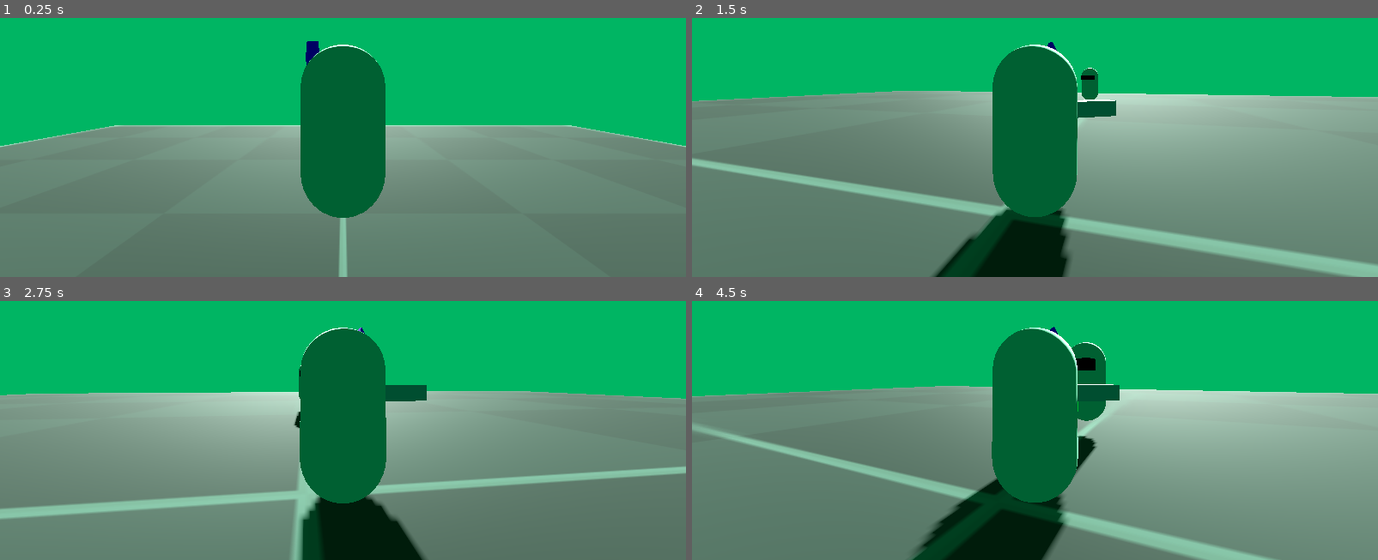
Above: before the commit, frames 1-4 (two rows, left to right).
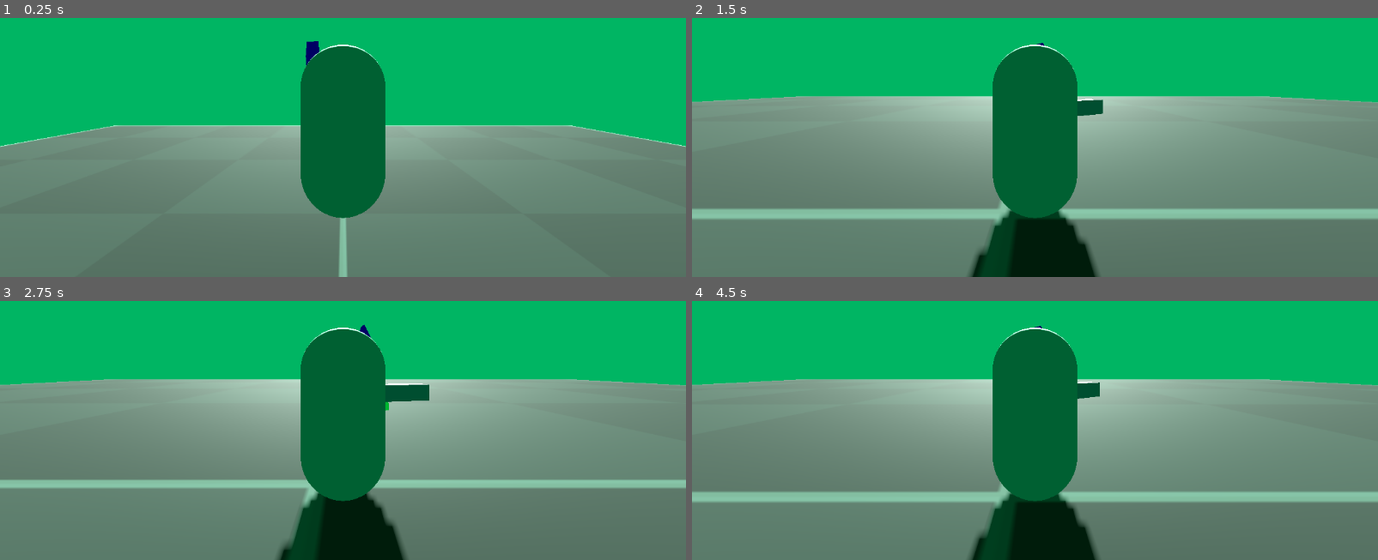
Above: after the commit, the same moments.

Repository: BogChampButAbetterDev/AST
Game: Godot game, scene res://Scenes/world.tscn
Same seed, same stepped clock (60 frames per second), same inputs: the game is played once before the commit and once after it.
Inputs (mouse positions are in pixels of both pictures, inside the frame that each line leads up to):
- Up to frame 1 (0.25 s): no input
- Up to frame 2 (1.5 s): tap Enter (ui_accept) at 0.5, 0.77 s; move the mouse to (1069, 82) at 0.52 s; tap A (a) at 0.6 s; tap D (d) at 0.8, 1.35 s; move the mouse to (1000, 85) at 1.27 s
- Up to frame 3 (2.75 s): tap Enter (ui_accept) at 1.52 s; tap S (s) at 1.55, 2.1 s; move the mouse to (356, 360) at 2.02 s; tap W (w) at 2.3 s
- Up to frame 4 (4.5 s): tap Enter (ui_accept) at 2.75, 3.02, 3.77 s; move the mouse to (1028, 373) at 2.77 s; tap W (w) at 2.85 s; tap A (a) at 3.05, 3.6 s; move the mouse to (1083, 370) at 3.52 s; tap D (d) at 3.8, 4.35 s; move the mouse to (980, 363) at 4.27 s

The runs differ from the first frame. In frame 1, 0.3% of the frame differs, in the area x 0-100%, y 8-78%; in frame 2, 16%; in frame 3, 13%; in frame 4, 29%, in the area x 0-100%, y 9-100%.

Commit message:
added a death screen, music, and the enemies can damage you

Diff:
--- a/Scenes/Actor Scenes/Enemy.gd
+++ /dev/null
@@ -1,36 +0,0 @@
-extends CharacterBody3D
-
-var speed = 3.0
-@onready var target = $"../Player"
-@onready var body = $body
-var health = 10
-
-const LERP_VAL = .15
-
-func _ready():
-	events.enemy_damaged.connect(damage)
-
-func _physics_process(delta):
-	var target_direction = (target.transform.origin - transform.origin).normalized()
-	var desired_rotation = atan2(-target_direction.z, target_direction.x)
-
-	if target == null: get_tree().get_nodes_in_group("Player")[0]
-
-	if not is_on_floor():
-		velocity.y -= 15 * delta
-
-	if target != null:
-		velocity = transform.origin.direction_to(target.transform.origin) * speed
-
-		if velocity:
-			body.rotation.y = lerp_angle(body.rotation.y, desired_rotation, LERP_VAL)
-
-		move_and_slide()
-
-func _process(delta):
-	print(health)
-	if health == 0:
-		self.queue_free()
-
-func damage():
-	health -= 2
--- a/Scenes/Actor Scenes/Enemy.tscn
+++ b/Scenes/Actor Scenes/Enemy.tscn
@@ -1,8 +1,15 @@
-[gd_scene load_steps=6 format=3 uid="uid://ct1krnn3le2we"]
+[gd_scene load_steps=12 format=3 uid="uid://ct1krnn3le2we"]
 
-[ext_resource type="Script" path="res://Scenes/Actor Scenes/Enemy.gd" id="1_vahkp"]
+[ext_resource type="Script" path="res://Scripts/Enemy.gd" id="1_7s85f"]
+[ext_resource type="PackedScene" uid="uid://d0cqoh2dya64m" path="res://Scenes/bullet.tscn" id="2_4ptdc"]
 
 [sub_resource type="CapsuleMesh" id="CapsuleMesh_o3a6j"]
+
+[sub_resource type="StandardMaterial3D" id="StandardMaterial3D_77m0r"]
+metallic = 0.97
+metallic_specular = 0.15
+heightmap_enabled = true
+grow = true
 
 [sub_resource type="BoxMesh" id="BoxMesh_5byip"]
 
@@ -11,14 +18,55 @@
 
 [sub_resource type="CapsuleShape3D" id="CapsuleShape3D_wh25n"]
 
+[sub_resource type="Animation" id="Animation_wtwqs"]
+length = 0.001
+tracks/0/type = "value"
+tracks/0/imported = false
+tracks/0/enabled = true
+tracks/0/path = NodePath("body:rotation")
+tracks/0/interp = 1
+tracks/0/loop_wrap = true
+tracks/0/keys = {
+"times": PackedFloat32Array(0),
+"transitions": PackedFloat32Array(1),
+"update": 0,
+"values": [Vector3(0, 0, 0)]
+}
+
+[sub_resource type="Animation" id="Animation_0vmml"]
+resource_name = "hit"
+length = 0.3
+tracks/0/type = "value"
+tracks/0/imported = false
+tracks/0/enabled = true
+tracks/0/path = NodePath("body:rotation")
+tracks/0/interp = 1
+tracks/0/loop_wrap = true
+tracks/0/keys = {
+"times": PackedFloat32Array(0, 0.1, 0.2, 0.3),
+"transitions": PackedFloat32Array(1, 1, 1, 1),
+"update": 0,
+"values": [Vector3(0, 0, 0), Vector3(0, 0, -0.811578), Vector3(0, 0, -2.02807), Vector3(0, 0, 0)]
+}
+
+[sub_resource type="AnimationLibrary" id="AnimationLibrary_5dxye"]
+_data = {
+"RESET": SubResource("Animation_wtwqs"),
+"hit": SubResource("Animation_0vmml")
+}
+
+[sub_resource type="BoxShape3D" id="BoxShape3D_e7vcx"]
+size = Vector3(3.88663, 1, 1)
+
 [node name="Enemy" type="CharacterBody3D" groups=["enemy"]]
-script = ExtResource("1_vahkp")
+script = ExtResource("1_7s85f")
 
 [node name="body" type="Node3D" parent="."]
 
 [node name="MeshInstance3D" type="MeshInstance3D" parent="body"]
 mesh = SubResource("CapsuleMesh_o3a6j")
 skeleton = NodePath("../..")
+surface_material_override/0 = SubResource("StandardMaterial3D_77m0r")
 
 [node name="MeshInstance3D2" type="MeshInstance3D" parent="body"]
 transform = Transform3D(-0.0408434, 0, -0.550469, 0, 0.272241, 0, 0.711813, 0, -0.0315856, -0.516157, 0.400273, -0.0255547)
@@ -29,3 +77,30 @@
 [node name="CollisionShape3D" type="CollisionShape3D" parent="."]
 transform = Transform3D(0.999987, 0, 0.00511379, 0, 1, 0, -0.00511379, 0, 0.999987, 0, 0, 0)
 shape = SubResource("CapsuleShape3D_wh25n")
+
+[node name="AnimationPlayer" type="AnimationPlayer" parent="."]
+libraries = {
+"": SubResource("AnimationLibrary_5dxye")
+}
+
+[node name="attack sensor" type="Area3D" parent="."]
+
+[node name="trigger" type="CollisionShape3D" parent="attack sensor"]
+transform = Transform3D(1, 0, 0, 0, 1, 0, 0, 0, 1, -2.17728, 0, 0)
+shape = SubResource("BoxShape3D_e7vcx")
+
+[node name="StopAfterCombat" type="Timer" parent="."]
+
+[node name="Destroy Bullets" type="Timer" parent="."]
+
+[node name="Timer" type="Timer" parent="."]
+one_shot = true
+
+[node name="bullet" parent="." instance=ExtResource("2_4ptdc")]
+transform = Transform3D(1, 0, 0, 0, 1, 0, 0, 0, 1, 0.000919819, 0, 0)
+
+[node name="bullet_staring_position" type="Node3D" parent="."]
+
+[connection signal="body_entered" from="attack sensor" to="." method="_on_attack_sensor_body_entered"]
+[connection signal="timeout" from="StopAfterCombat" to="." method="_on_stop_after_combat_timeout"]
+[connection signal="timeout" from="Timer" to="." method="_on_timer_timeout"]
--- /dev/null
+++ b/Scenes/Playerhealthbar.tscn
@@ -0,0 +1,29 @@
+[gd_scene load_steps=2 format=3 uid="uid://c2ieucxw77j16"]
+
+[ext_resource type="Script" path="res://Scripts/healthbar.gd" id="1_3k574"]
+
+[node name="Healthbar" type="Control"]
+layout_mode = 3
+anchors_preset = 15
+anchor_right = 1.0
+anchor_bottom = 1.0
+offset_left = -281.0
+offset_top = -109.0
+offset_right = -281.0
+offset_bottom = -109.0
+grow_horizontal = 2
+grow_vertical = 2
+script = ExtResource("1_3k574")
+
+[node name="ColorRect" type="ColorRect" parent="."]
+modulate = Color(1, 0.321569, 0.164706, 1)
+show_behind_parent = true
+layout_mode = 0
+offset_right = 302.0
+offset_bottom = 40.0
+
+[node name="ColorRect2" type="ColorRect" parent="."]
+layout_mode = 0
+offset_right = 302.0
+offset_bottom = 40.0
+color = Color(0, 0.764706, 0.294118, 1)
--- a/Scenes/Sword.tscn
+++ b/Scenes/Sword.tscn
@@ -20,6 +20,21 @@
 
 [sub_resource type="CapsuleShape3D" id="CapsuleShape3D_k0qnn"]
 
+[sub_resource type="Animation" id="Animation_eqeqc"]
+length = 0.001
+tracks/0/type = "value"
+tracks/0/imported = false
+tracks/0/enabled = true
+tracks/0/path = NodePath("sword pivot:rotation")
+tracks/0/interp = 1
+tracks/0/loop_wrap = true
+tracks/0/keys = {
+"times": PackedFloat32Array(0),
+"transitions": PackedFloat32Array(1),
+"update": 0,
+"values": [Vector3(0, 0, 0)]
+}
+
 [sub_resource type="Animation" id="Animation_vfqgh"]
 resource_name = "slash"
 length = 0.8
@@ -36,21 +51,6 @@
 "values": [Vector3(0, 0, 0), Vector3(0, 0, 1.21649), Vector3(0, 0, 1.62141), Vector3(0, 0, 0)]
 }
 
-[sub_resource type="Animation" id="Animation_eqeqc"]
-length = 0.001
-tracks/0/type = "value"
-tracks/0/imported = false
-tracks/0/enabled = true
-tracks/0/path = NodePath("sword pivot:rotation")
-tracks/0/interp = 1
-tracks/0/loop_wrap = true
-tracks/0/keys = {
-"times": PackedFloat32Array(0),
-"transitions": PackedFloat32Array(1),
-"update": 0,
-"values": [Vector3(0, 0, 0)]
-}
-
 [sub_resource type="AnimationLibrary" id="AnimationLibrary_pstik"]
 _data = {
 "RESET": SubResource("Animation_eqeqc"),
@@ -61,7 +61,6 @@
 script = ExtResource("1_ncq7q")
 
 [node name="sword pivot" type="Node3D" parent="."]
-transform = Transform3D(1, 0, 0, 0, 1, 0, 0, 0, 1, 0, 0, 0)
 
 [node name="MeshInstance3D" type="MeshInstance3D" parent="sword pivot"]
 transform = Transform3D(0.771181, 0, 0, 0, 0.214282, 0, 0, 0, 0.218059, 0, 0, 0)
--- /dev/null
+++ b/Scenes/bullet.tscn
@@ -0,0 +1,27 @@
+[gd_scene load_steps=5 format=3 uid="uid://d0cqoh2dya64m"]
+
+[ext_resource type="Script" path="res://Scripts/bullet.gd" id="1_gvsor"]
+
+[sub_resource type="SphereMesh" id="SphereMesh_uyhiv"]
+
+[sub_resource type="SphereShape3D" id="SphereShape3D_a1opm"]
+
+[sub_resource type="SphereShape3D" id="SphereShape3D_4sx2i"]
+
+[node name="bullet" type="CharacterBody3D"]
+script = ExtResource("1_gvsor")
+
+[node name="MeshInstance3D" type="MeshInstance3D" parent="."]
+mesh = SubResource("SphereMesh_uyhiv")
+
+[node name="CollisionShape3D" type="CollisionShape3D" parent="."]
+shape = SubResource("SphereShape3D_a1opm")
+disabled = true
+
+[node name="Area3D" type="Area3D" parent="."]
+
+[node name="CollisionShape3D" type="CollisionShape3D" parent="Area3D"]
+transform = Transform3D(1.1, 0, 0, 0, 1.1, 0, 0, 0, 1.1, 0, 0, 0)
+shape = SubResource("SphereShape3D_4sx2i")
+
+[connection signal="body_entered" from="Area3D" to="." method="_on_area_3d_body_entered"]
--- /dev/null
+++ b/Scenes/control.tscn
@@ -0,0 +1,69 @@
+[gd_scene load_steps=3 format=3 uid="uid://bm8pwmtnh32ky"]
+
+[ext_resource type="Script" path="res://Scripts/control.gd" id="1_m8f5p"]
+
+[sub_resource type="VideoStreamTheora" id="VideoStreamTheora_u115y"]
+file = "res://Textures/video.ogg"
+
+[node name="Control" type="Control"]
+layout_mode = 3
+anchors_preset = 15
+anchor_right = 1.0
+anchor_bottom = 1.0
+offset_left = 12.0
+offset_top = -11.0
+offset_right = 12.0
+offset_bottom = -11.0
+grow_horizontal = 2
+grow_vertical = 2
+script = ExtResource("1_m8f5p")
+
+[node name="ColorRect" type="ColorRect" parent="."]
+layout_mode = 0
+offset_left = -42.0
+offset_top = -21.0
+offset_right = 1176.0
+offset_bottom = 693.0
+color = Color(0, 0, 0, 1)
+
+[node name="VideoStreamPlayer" type="VideoStreamPlayer" parent="."]
+clip_contents = true
+layout_mode = 1
+anchors_preset = 15
+anchor_right = 1.0
+anchor_bottom = 1.0
+grow_horizontal = 2
+grow_vertical = 2
+stream = SubResource("VideoStreamTheora_u115y")
+autoplay = true
+
+[node name="Label" type="Label" parent="."]
+layout_mode = 0
+offset_left = 26.0
+offset_top = 25.0
+offset_right = 1113.0
+offset_bottom = 237.0
+theme_override_font_sizes/font_size = 27
+text = "Damn, you fucking suck at the game. Like bro, it hasn't even released and you still died in it like what the fuck. Talk about a skill issue smh "
+autowrap_mode = 1
+
+[node name="Button" type="Button" parent="."]
+layout_mode = 0
+offset_left = 487.0
+offset_top = 318.0
+offset_right = 617.0
+offset_bottom = 398.0
+theme_override_font_sizes/font_size = 52
+text = "retry"
+
+[node name="Button2" type="Button" parent="."]
+layout_mode = 0
+offset_left = 257.0
+offset_top = 430.0
+offset_right = 916.0
+offset_bottom = 510.0
+theme_override_font_sizes/font_size = 52
+text = "Quit like the loser you are"
+
+[connection signal="button_down" from="Button" to="." method="_on_button_button_down"]
+[connection signal="button_down" from="Button2" to="." method="_on_button_2_button_down"]
--- a/Scenes/world.tscn
+++ b/Scenes/world.tscn
@@ -1,8 +1,18 @@
-[gd_scene load_steps=9 format=3 uid="uid://wr75r0en33tf"]
+[gd_scene load_steps=12 format=3 uid="uid://wr75r0en33tf"]
 
-[ext_resource type="Texture2D" uid="uid://c3scemxyjn4al" path="res://Textures/texture_07.png" id="1_15eoo"]
+[ext_resource type="Texture2D" uid="uid://deib2ys5xly3n" path="res://Textures/texture_07.png" id="1_15eoo"]
 [ext_resource type="PackedScene" uid="uid://bopgh5r2ukh5q" path="res://Scenes/Actor Scenes/Player.tscn" id="1_iqlxy"]
 [ext_resource type="PackedScene" uid="uid://ct1krnn3le2we" path="res://Scenes/Actor Scenes/Enemy.tscn" id="3_ot0sp"]
+[ext_resource type="AudioStream" uid="uid://d37nkofrtggtt" path="res://MusicAndSFX/SickTrack.mp3" id="4_3u553"]
+[ext_resource type="PackedScene" uid="uid://c2ieucxw77j16" path="res://Scenes/Playerhealthbar.tscn" id="5_o50xo"]
+
+[sub_resource type="GDScript" id="GDScript_dsvm7"]
+script/source = "extends Node3D
+
+func _ready():
+	$\"Idle Music\".stop() #GET RID OF THIS LINEEEEEEEEEEEEEEEEEEEEEEEEEEE
+
+"
 
 [sub_resource type="StandardMaterial3D" id="StandardMaterial3D_4no8p"]
 albedo_texture = ExtResource("1_15eoo")
@@ -19,6 +29,7 @@
 background_color = Color(0, 0.709804, 0.388235, 1)
 
 [node name="World" type="Node3D"]
+script = SubResource("GDScript_dsvm7")
 
 [node name="StaticBody3D" type="StaticBody3D" parent="."]
 
@@ -40,8 +51,22 @@
 light_energy = 3.895
 shadow_enabled = true
 
-[node name="Player" parent="." instance=ExtResource("1_iqlxy")]
+[node name="Enemy" parent="." instance=ExtResource("3_ot0sp")]
+transform = Transform3D(-0.0323353, 0, -0.999477, 0, 1, 0, 0.999477, 0, -0.0323353, 0, 1.01601, 17.3581)
+
+[node name="Idle Music" type="AudioStreamPlayer" parent="."]
+stream = ExtResource("4_3u553")
+autoplay = true
+
+[node name="SubViewportContainer" type="SubViewportContainer" parent="."]
+offset_right = 40.0
+offset_bottom = 40.0
+
+[node name="Healthbar" parent="SubViewportContainer" instance=ExtResource("5_o50xo")]
+layout_mode = 2
+
+[node name="SubViewport" type="SubViewport" parent="SubViewportContainer"]
+size = Vector2i(1152, 648)
+
+[node name="Player" parent="SubViewportContainer/SubViewport" instance=ExtResource("1_iqlxy")]
 transform = Transform3D(1, 0, 0, 0, 1, 0, 0, 0, 1, 0, 5.37318, 0)
-
-[node name="Enemy" parent="." instance=ExtResource("3_ot0sp")]
-transform = Transform3D(-0.995302, 0, 0.0968186, 0, 1, 0, -0.0968186, 0, -0.995302, 0, 1.01601, 17.3581)
--- /dev/null
+++ b/Scripts/Enemy.gd
@@ -0,0 +1,91 @@
+extends CharacterBody3D
+
+var speed = 250.0
+
+@onready var target = $"../Player"
+@onready var body = $body
+@onready var anim = $AnimationPlayer
+@onready var bullet_starting_pos = $bullet_staring_position
+@onready var bullet = $bullet
+
+var health = 10
+
+const LERP_VAL = .15
+
+var already_rotated_for_combat = false
+var bullet_rotated = false
+
+var attack
+
+var can_shoot = false
+
+func _ready():
+	events.enemy_damaged.connect(damage)
+	set_physics_process(false)
+
+func _physics_process(delta):
+	if not already_rotated_for_combat:
+		rotate_y(180.7)
+		already_rotated_for_combat = true
+
+	var target_direction = (target.transform.origin - transform.origin).normalized()
+	var desired_rotation = atan2(-target_direction.z, target_direction.x)
+
+	if target == null:
+		target = get_node("../Player")
+
+	if not is_on_floor():
+		velocity.y -= 15 * delta
+
+	if target != null:
+		velocity = transform.origin.direction_to(target.transform.origin) * speed * delta
+
+		if velocity:
+			body.rotation.y = lerp_angle(body.rotation.y, desired_rotation, LERP_VAL)
+			bullet_starting_pos.rotation.y = lerp_angle(bullet_starting_pos.rotation.y, desired_rotation, LERP_VAL)
+			attack = decide_if_attack()
+
+		if attack:
+			if can_shoot:
+				events.emit_signal("shoot")
+			#rotate_bullet()
+
+		move_and_slide()
+
+func decide_if_attack():
+	randomize()
+
+	var choice = randi_range(0, 1)
+
+	if choice == 0:
+		return false
+	else:
+		return true
+
+func rotate_bullet():
+	if not bullet_rotated and already_rotated_for_combat:
+			bullet.rotate_y(90)
+			bullet_rotated = true
+
+func _process(delta):
+	if health <= 0:
+		self.queue_free()
+
+func damage():
+	anim.play("hit")
+	health -= 2
+	set_physics_process(false)
+	$StopAfterCombat.start()
+
+func reset_bullet_pos():
+	bullet.transform.origin = bullet_starting_pos.transform.origin
+
+func _on_attack_sensor_body_entered(body):
+	if body.is_in_group("Player"):
+		set_physics_process(true)
+
+func _on_stop_after_combat_timeout():
+	set_physics_process(true)
+
+func _on_timer_timeout():
+	can_shoot = true
--- a/Scripts/Player.gd
+++ b/Scripts/Player.gd
@@ -1,21 +1,24 @@
 extends CharacterBody3D
 
-var SPEED = 5.0
-const JUMP_VELOCITY = 4.5
+var SPEED : float = 5.0
+const JUMP_VELOCITY : float = 4.5
 
-const MOUSE_SENSITIVITY = .005
+const MOUSE_SENSITIVITY : float = .005
 
-const LERP_VAL = .15
+const LERP_VAL : float = .15
 
-var gravity = ProjectSettings.get_setting("physics/3d/default_gravity")
+var gravity : float = ProjectSettings.get_setting("physics/3d/default_gravity")
 
-@onready var body = $body
-@onready var spring_arm_pivot = $"Spring Arm Pivot"
-@onready var spring_arm = $"Spring Arm Pivot/SpringArm3D"
-@onready var sword = $Sword
+@onready var body := $body
+@onready var spring_arm_pivot := $"Spring Arm Pivot"
+@onready var spring_arm := $"Spring Arm Pivot/SpringArm3D"
+@onready var sword := $Sword
+
+var health : int = 10
 
 func _ready():
 	Input.set_mouse_mode(Input.MOUSE_MODE_CAPTURED)
+	events.damage_player.connect(take_damage)
 
 func _unhandled_input(event):
 	if Input.is_action_just_pressed("ui_end"):
@@ -29,6 +32,11 @@
 
 	if event is InputEventMouseButton:
 		events.emit_signal("slash")
+
+func _process(delta):
+	print(health)
+	if health <= 0:
+		get_tree().change_scene_to_file("res://Scenes/control.tscn")
 
 func _physics_process(delta):
 	if not is_on_floor():
@@ -56,3 +64,6 @@
 		velocity.z = move_toward(velocity.z, 0, SPEED)
 
 	move_and_slide()
+
+func take_damage():
+	health -= 2
--- a/Scripts/Sword.gd
+++ b/Scripts/Sword.gd
@@ -1,13 +1,15 @@
 extends StaticBody3D
 
-var check_valid_damage = false
+var valid_damage = false
+
 
 func _ready():
 	events.slash.connect(sword_slashed)
 
 func sword_slashed():
 	$AnimationPlayer.play("slash")
+	valid_damage = true
 
 func _on_area_3d_body_entered(body):
-	if body.is_in_group("enemy"):
+	if body.is_in_group("enemy") and valid_damage:
 		events.emit_signal("enemy_damaged")
--- /dev/null
+++ b/Scripts/bullet.gd
@@ -0,0 +1,18 @@
+extends CharacterBody3D
+
+var speed = 10.0
+
+func _ready():
+	set_physics_process(false)
+	events.shoot.connect(shoot)
+
+func _physics_process(delta):
+	translate(Vector3(-speed * delta, 0, 0))
+
+func shoot():
+	set_physics_process(true)
+
+func _on_area_3d_body_entered(body):
+	if body.is_in_group('Player'):
+		print('balls')
+		events.emit_signal("damage_player")
--- /dev/null
+++ b/Scripts/control.gd
@@ -0,0 +1,10 @@
+extends Control
+
+func _ready():
+	Input.set_mouse_mode(Input.MOUSE_MODE_VISIBLE)
+
+func _on_button_button_down():
+	get_tree().change_scene_to_file("res://Scenes/world.tscn")
+
+func _on_button_2_button_down():
+	get_tree().quit()
--- a/Scripts/event_bus.gd
+++ b/Scripts/event_bus.gd
@@ -2,3 +2,6 @@
 
 signal slash
 signal enemy_damaged
+signal enemy_attacked
+signal damage_player
+signal shoot
--- /dev/null
+++ b/Scripts/healthbar.gd
@@ -0,0 +1,11 @@
+extends Control
+
+
+# Called when the node enters the scene tree for the first time.
+func _ready():
+	pass
+
+
+# Called every frame. 'delta' is the elapsed time since the previous frame.
+func _process(delta):
+	pass
--- a/project.godot
+++ b/project.godot
@@ -51,6 +51,11 @@
 "events": [Object(InputEventKey,"resource_local_to_scene":false,"resource_name":"","device":-1,"window_id":0,"alt_press …(182 unchanged characters)…
 ]
 }
+leave={
+"deadzone": 0.5,
+"events": [Object(InputEventKey,"resource_local_to_scene":false,"resource_name":"","device":-1,"window_id":0,"alt_pressed":false,"shift_pressed":false,"ctrl_pressed":false,"meta_pressed":false,"pressed":false,"keycode":0,"physical_keycode":4194305,"key_label":0,"unicode":0,"echo":false,"script":null)
+]
+}
 
 [physics]
 
Not shown, added: MusicAndSFX/AnotherSickTrack.mp3.import
Not shown, added: MusicAndSFX/SickTrack.mp3.import
Not shown, changed: Textures/texture_07.png.import
Not shown, added: Textures/video.ogg.import
Not shown, added: MusicAndSFX/SickTrack.mp3
Not shown, added: Scenes/Actor Scenes/09016.mp4
Not shown, added: Textures/video.ogg
